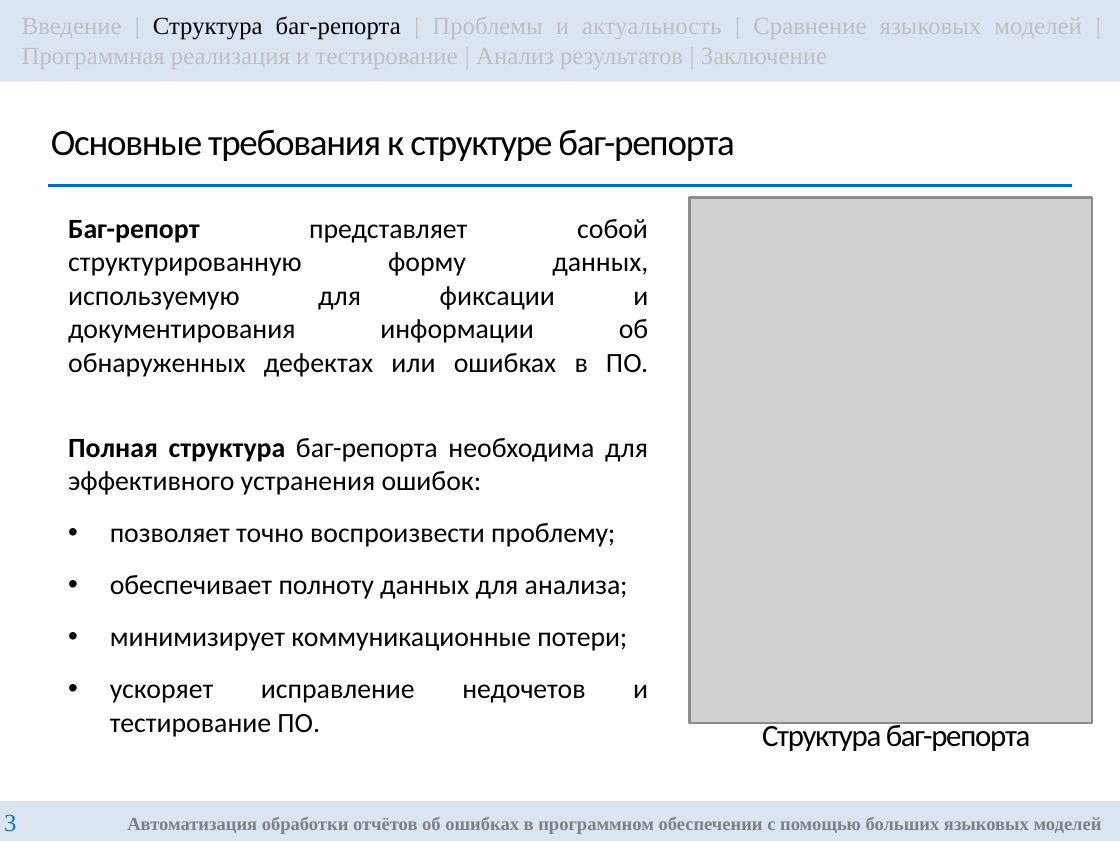
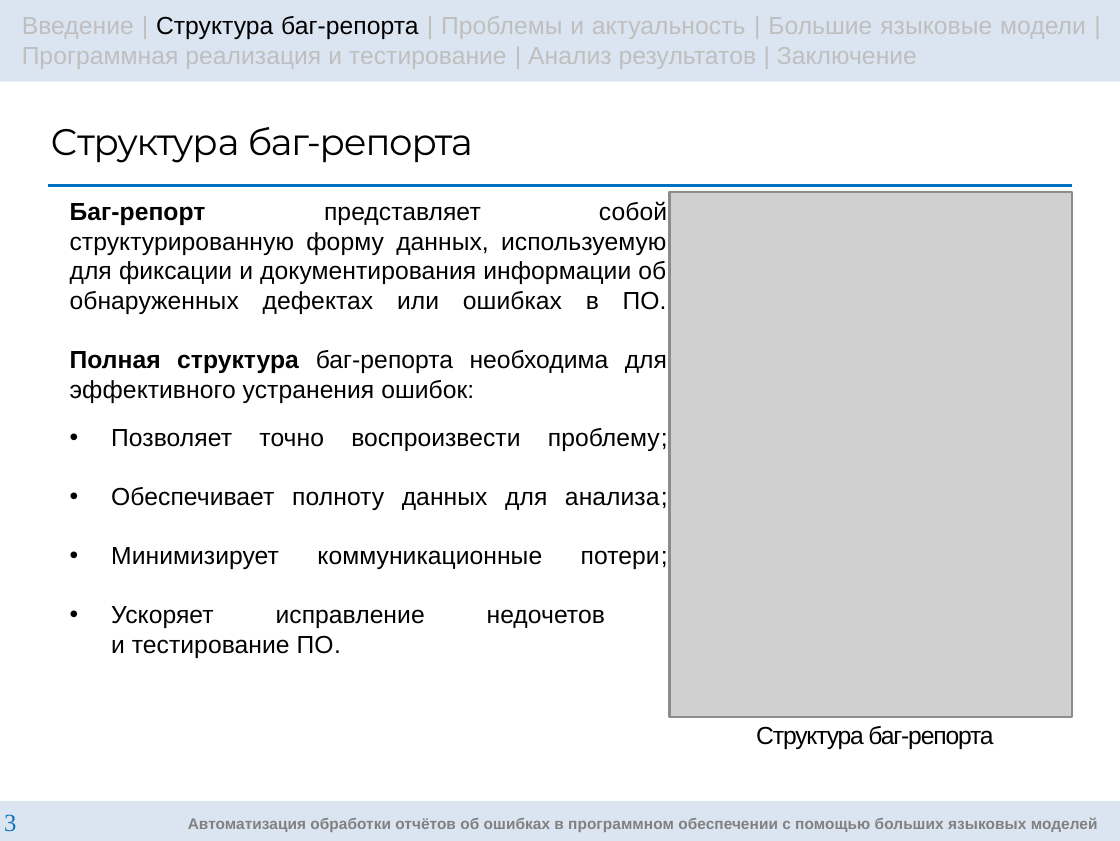
Before and after one commit to g3ntIeman/VKR_Gunko_Nikita, a slide deck: slide 3 of masters/ВКР/Презентация/GunkoNM_RK6-42M_Presentation.pptx. Drawn at 1120x841 pixels with LibreOffice and Linux fonts; fonts in the diff are those of the drawing; grey boxes stand for pictures. Boxes give left, top, right and bottom in pixels: in the first picture for what was removed or moved away, otherwise in the second. Text is boxed around its words. In the diff, an @@ line names an element or a change of style, - is before the commit and + after.

```diff
--- a/masters/ВКР/Презентация/GunkoNM_RK6-42M_Presentation.pptx
+++ b/masters/ВКР/Презентация/GunkoNM_RK6-42M_Presentation.pptx
@@ text in rectangle at (x1=22, y1=16, x2=1086, y2=69): text changed; font Times New Roman to Arial @@
-Введение | Структура баг-репорта | Проблемы и актуальность | Сравнение языковых моделей | Программная реализация и тестирование | Анализ результатов | Заключение
+Введение | Структура баг-репорта | Проблемы и актуальность | Большие языковые модели | Программная реализация и тестирование | Анализ результатов | Заключение
@@ title at (x1=51, y1=127, x2=473, y2=163): text changed; font Calibri to Montserrat @@
-Основные требования к структуре баг-репорта
+Cтруктура баг-репорта
@@ text "Баг-репорт представляет собой структурированную форму ..." moved from (x1=68, y1=219, x2=648, y2=703) to (x1=70, y1=201, x2=668, y2=658) @@
@@ text at (x1=70, y1=201, x2=667, y2=403): size 9 to 8 pt, font Calibri to Arial in "Баг-репорт представляет собой структурированную форму данных ...", "Полная структура баг-репорта необходима для эффективного уст ..."; less space between paragraphs @@
@@ picture moved from (x1=689, y1=198, x2=1091, y2=722) to (x1=669, y1=191, x2=1071, y2=716) @@
@@ text at (x1=111, y1=429, x2=668, y2=658): text changed; size 9 to 8 pt; font Calibri to Arial @@
-• позволяет точно воспроизвести проблему;
-• обеспечивает полноту данных для анализа;
-• минимизирует коммуникационные потери;
-• ускоряет исправление недочетов и тестирование ПО.
+• Позволяет точно воспроизвести проблему;
+• Обеспечивает полноту данных для анализа;
+• Минимизирует коммуникационные потери;
+• Ускоряет исправление недочетов
+  и тестирование ПО.
@@ text "Структура баг-репорта" at (x1=756, y1=726, x2=993, y2=749): size 10 to 8 pt, font Calibri to Arial @@
@@ rectangle "Автоматизация обработки отчётов об ошибках ..." at (x1=0, y1=800, x2=1120, y2=841): size 6 to 5 pt, font Times New Roman to Arial @@
```
Also in this commit, not shown: 16 other slides changed, 5 slides added, 1 other file.
